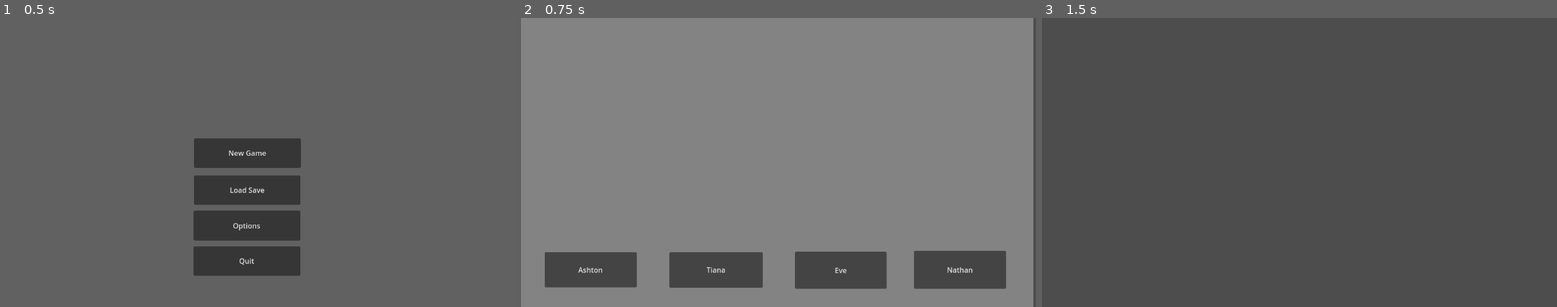
Above: before the commit, frames 1-3 (left to right).
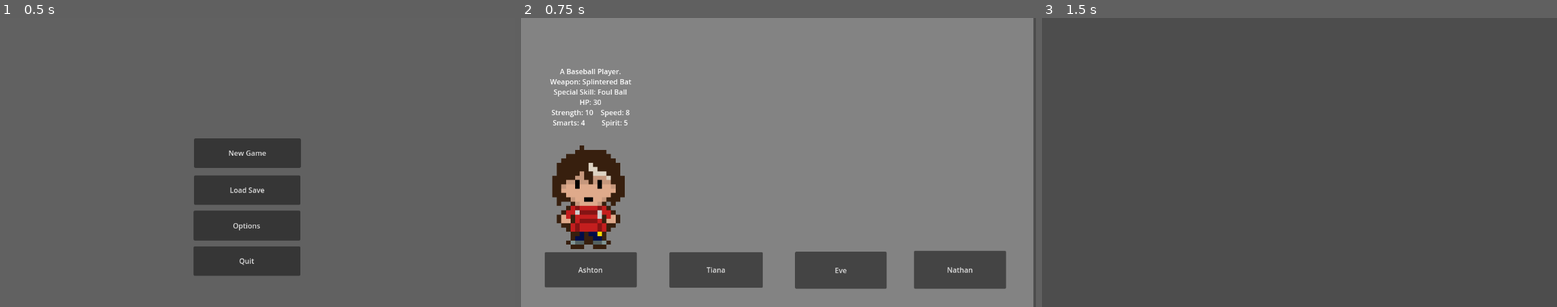
Above: after the commit, the same moments.

Repository: eRues/The-Great-Disappearance-of-Jamie-Finch
Game: Godot game, scene res://main_menu.tscn
The game is run twice, just before and just after one commit, with the same random seed, the same clock (stepped at 60 frames per second) and the same inputs.
Inputs:
- Up to frame 1 (0.5 s): no input
- Up to frame 2 (0.75 s): click "New Game" at 0.5 s
- Up to frame 3 (1.5 s): click "Ashton" at 1.25 s

Frame 1 is identical in both runs. In frame 2, 4.3% of the frame differs, in the area x 5-22%, y 17-80%; in frame 3, nothing differs.

Commit message:
sprites in, character select work

Diff:
--- /dev/null
+++ b/ash_avatar.gd
@@ -0,0 +1 @@
+extends "avatar.gd"
--- /dev/null
+++ b/ash_avatar.tscn
@@ -0,0 +1,36 @@
+[gd_scene load_steps=5 format=3 uid="uid://dvfaipfafntli"]
+
+[ext_resource type="Script" uid="uid://cftrt2jv2qg5x" path="res://ash_avatar.gd" id="1_o27im"]
+[ext_resource type="Texture2D" uid="uid://d2v472ogt8u6x" path="res://Sprite Sheets/ashton_avatar.png" id="1_qssd1"]
+[ext_resource type="Script" uid="uid://b1aaigj17xljg" path="res://avatar_text.gd" id="2_hcfmy"]
+
+[sub_resource type="RectangleShape2D" id="RectangleShape2D_ela5w"]
+size = Vector2(260, 512.75)
+
+[node name="ash_avatar" type="Node2D"]
+script = ExtResource("1_o27im")
+
+[node name="Area2D" type="Area2D" parent="."]
+
+[node name="CollisionShape2D" type="CollisionShape2D" parent="Area2D"]
+position = Vector2(182, 319)
+shape = SubResource("RectangleShape2D_ela5w")
+
+[node name="RichTextLabel" type="RichTextLabel" parent="."]
+offset_left = 74.0
+offset_top = 78.0
+offset_right = 292.0
+offset_bottom = 222.0
+text = "A Baseball Player.
+Weapon: Splintered Bat
+Special Skill: Foul Ball
+HP: 30
+Strength: 10    Speed: 8
+Smarts: 4         Spirit: 5"
+horizontal_alignment = 1
+script = ExtResource("2_hcfmy")
+
+[node name="AshtonAvatar" type="Sprite2D" parent="."]
+position = Vector2(178, 372)
+scale = Vector2(10.0996, 9.67188)
+texture = ExtResource("1_qssd1")
--- /dev/null
+++ b/avatar.gd
@@ -0,0 +1,7 @@
+extends Node2D
+
+func on_area_2d_mouse_entered(body: Area2D, text: RichTextLabel) -> void:
+	text.visible = true
+
+func on_area_2d_mouse_exit(body: Area2D, text: RichTextLabel) -> void:
+	text.visible = false
--- /dev/null
+++ b/avatar_text.gd
@@ -0,0 +1,4 @@
+extends RichTextLabel
+
+func ready(_delta):
+	self.visible = false
--- a/character_select.tscn
+++ b/character_select.tscn
@@ -1,6 +1,7 @@
-[gd_scene load_steps=2 format=3 uid="uid://djdbn2q3psxyp"]
+[gd_scene load_steps=3 format=3 uid="uid://djdbn2q3psxyp"]
 
 [ext_resource type="Script" uid="uid://be8gybhokwqts" path="res://character_select.gd" id="1_tddig"]
+[ext_resource type="PackedScene" uid="uid://dvfaipfafntli" path="res://ash_avatar.tscn" id="2_5duen"]
 
 [node name="character_select" type="Node2D"]
 script = ExtResource("1_tddig")
@@ -38,6 +39,9 @@
 offset_bottom = 607.0
 text = "Nathan"
 
+[node name="ash_avatar" parent="." instance=ExtResource("2_5duen")]
+position = Vector2(-27, 30)
+
 [connection signal="pressed" from="ash_button" to="." method="_on_ash_button_pressed"]
 [connection signal="pressed" from="tia_button" to="." method="_on_tia_button_pressed"]
 [connection signal="pressed" from="eve_button" to="." method="_on_eve_button_pressed"]
--- /dev/null
+++ b/eve_avatar.tscn
@@ -0,0 +1,3 @@
+[gd_scene format=3 uid="uid://cr38yo2fdkgxv"]
+
+[node name="eve_avatar" type="Node2D"]
--- /dev/null
+++ b/nate_avatar.tscn
@@ -0,0 +1,3 @@
+[gd_scene format=3 uid="uid://mfomhv5g46nd"]
+
+[node name="nate_avatar" type="Node2D"]
--- a/project.godot
+++ b/project.godot
@@ -18,3 +18,7 @@
 [autoload]
 
 Global="*res://global.gd"
+
+[rendering]
+
+textures/canvas_textures/default_texture_filter=0
--- /dev/null
+++ b/tia_avatar.tscn
@@ -0,0 +1,3 @@
+[gd_scene format=3 uid="uid://d4gw7gdv07jsp"]
+
+[node name="tia_avatar" type="Node2D"]
Binary file added: Sprite Sheets/Ashton_v2.png
Not shown, added: Sprite Sheets/Ashton_v2.png.import
Binary file added: Sprite Sheets/Eve.png
Not shown, added: Sprite Sheets/Eve.png.import
Binary file added: Sprite Sheets/Nathan.png
Not shown, added: Sprite Sheets/Nathan.png.import
Binary file added: Sprite Sheets/Tiana.png
Not shown, added: Sprite Sheets/Tiana.png.import
Binary file added: Sprite Sheets/ashton_avatar.png
Not shown, added: Sprite Sheets/ashton_avatar.png.import
Not shown, added: ash_avatar.gd.uid
Not shown, added: avatar.gd.uid
(and 1 more such lines)
